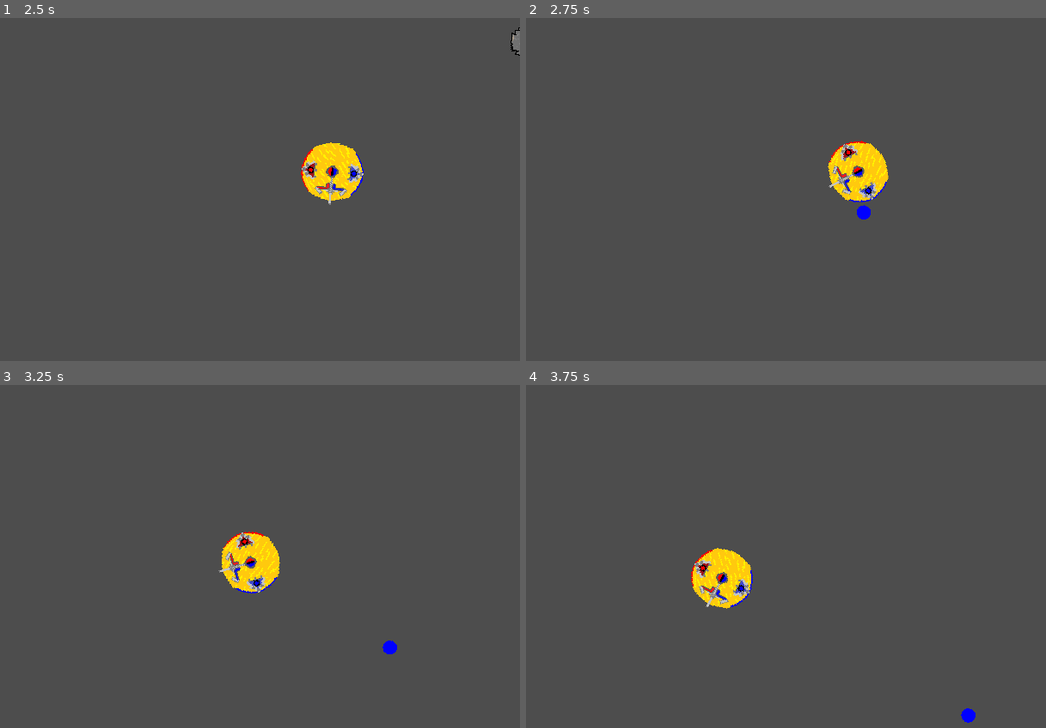
Above: before the commit, frames 1-4 (two rows, left to right).
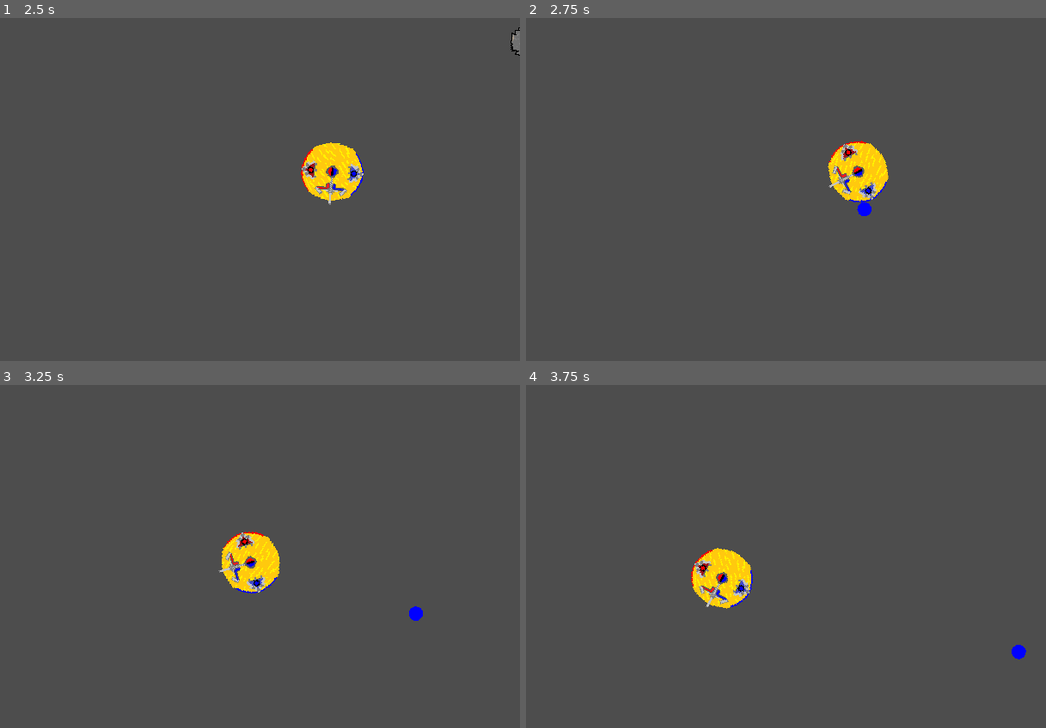
Above: after the commit, the same moments.

Repository: Austincain1006/MelonJam2024
Game: Godot game, scene res://main.tscn
Same seed, same stepped clock (60 frames per second), same inputs: the game is played once before the commit and once after it.
Inputs (mouse positions are in pixels of both pictures, inside the frame that each line leads up to):
- Up to frame 1 (2.5 s): move the mouse to (348, 144) at 0.52 s; hold D (RotateRight) 0.53-1.28 s; hold Right mouse button (FireNegative) 0.53-1.28 s; move the mouse to (88, 186) at 1.27 s; hold S (MoveBackward) 1.28-2.03 s; click (88, 186) at 1.35 s; move the mouse to (270, 76) at 2.02 s; hold D (RotateRight) from 2.03 s (still down); hold Right mouse button (FireNegative) from 2.03 s (still down)
- Up to frame 2 (2.75 s): keep holding D (RotateRight); keep holding Right mouse button (FireNegative)
- Up to frame 3 (3.25 s): move the mouse to (182, 614) at 2.77 s; release D (RotateRight) at 2.78 s; release Right mouse button (FireNegative) at 2.78 s; hold W (MoveForward) from 2.78 s (still down); click (182, 614) at 2.85 s
- Up to frame 4 (3.75 s): move the mouse to (921, 594) at 3.52 s; release W (MoveForward) at 3.53 s; hold A (RotateLeft) from 3.53 s (still down); hold Right mouse button (FireNegative) from 3.53 s (still down)

Frame 1 is identical in both runs. In frame 2, less than 0.1% of the frame differs, in the area x 63-67%, y 53-59%; in frame 3, 0.2%; in frame 4, 0.2%, in the area x 83-97%, y 75-99%.

Commit message:
Updated Polar Interactions

Diff:
--- a/Player.tscn
+++ b/Player.tscn
@@ -6,11 +6,11 @@
 [sub_resource type="CircleShape2D" id="CircleShape2D_0m041"]
 radius = 33.0
 
-[sub_resource type="CircleShape2D" id="CircleShape2D_4kpxg"]
-radius = 41.0122
+[sub_resource type="RectangleShape2D" id="RectangleShape2D_4lli7"]
+size = Vector2(250, 125)
 
-[sub_resource type="CircleShape2D" id="CircleShape2D_as04n"]
-radius = 40.0125
+[sub_resource type="RectangleShape2D" id="RectangleShape2D_tgqcn"]
+size = Vector2(250, 125)
 
 [node name="Player" type="CharacterBody2D" groups=["Player"]]
 script = ExtResource("1_ldy8u")
@@ -27,13 +27,15 @@
 position = Vector2(0, -36)
 
 [node name="CollisionShape2D" type="CollisionShape2D" parent="PositivePole"]
-shape = SubResource("CircleShape2D_4kpxg")
+position = Vector2(0, -27)
+shape = SubResource("RectangleShape2D_4lli7")
 
 [node name="NegativePole" type="Area2D" parent="." groups=["NegativeField"]]
 position = Vector2(0, 36)
 
 [node name="CollisionShape2D" type="CollisionShape2D" parent="NegativePole"]
-shape = SubResource("CircleShape2D_as04n")
+position = Vector2(0, 26)
+shape = SubResource("RectangleShape2D_tgqcn")
 
 [node name="CannonTimer" type="Timer" parent="."]
 wait_time = 2.0
--- a/ion.gd
+++ b/ion.gd
@@ -16,7 +16,6 @@
 func _process(delta):
 	magneticForce(get_overlapping_areas())
 	position += velocity.normalized() * speed * delta
-
 
 
 func setCharge(charge):
@@ -54,14 +53,22 @@
 	for f in fields:
 		if !f.is_in_group("PositiveField") && !f.is_in_group("NegativeField"):
 			return
+
 		var fPos = f.global_position
 		var difference = global_position - fPos
 		var force = difference.normalized() * f.get_parent().fieldMagnitude
+
 		if !shouldAttract(isPositiveCharge, f.is_in_group("PositiveField")):
 			force *= -1
-		netForce += force * 0.01
+
+		var distance = (f.get_parent().magneticRadius - difference.length()) / f.get_parent().magneticRadius
+		if distance <= 0:
+			distance = 0
+		#setSpeed(speed - distance)
+		netForce += force * distance
+
 		print(netForce)
-		print(difference.length)
+		print(distance)
 		print("====")
 
 	setVelocity(velocity + netForce)
--- a/player.gd
+++ b/player.gd
@@ -7,7 +7,8 @@
 @export var ionScene : PackedScene
 var rotationDirection
 var cannonFired
-var fieldMagnitude = 10
+var fieldMagnitude = 0.1
+var magneticRadius = 50
 
 
 func _ready():
Not shown, added: ion1D35.tmp
